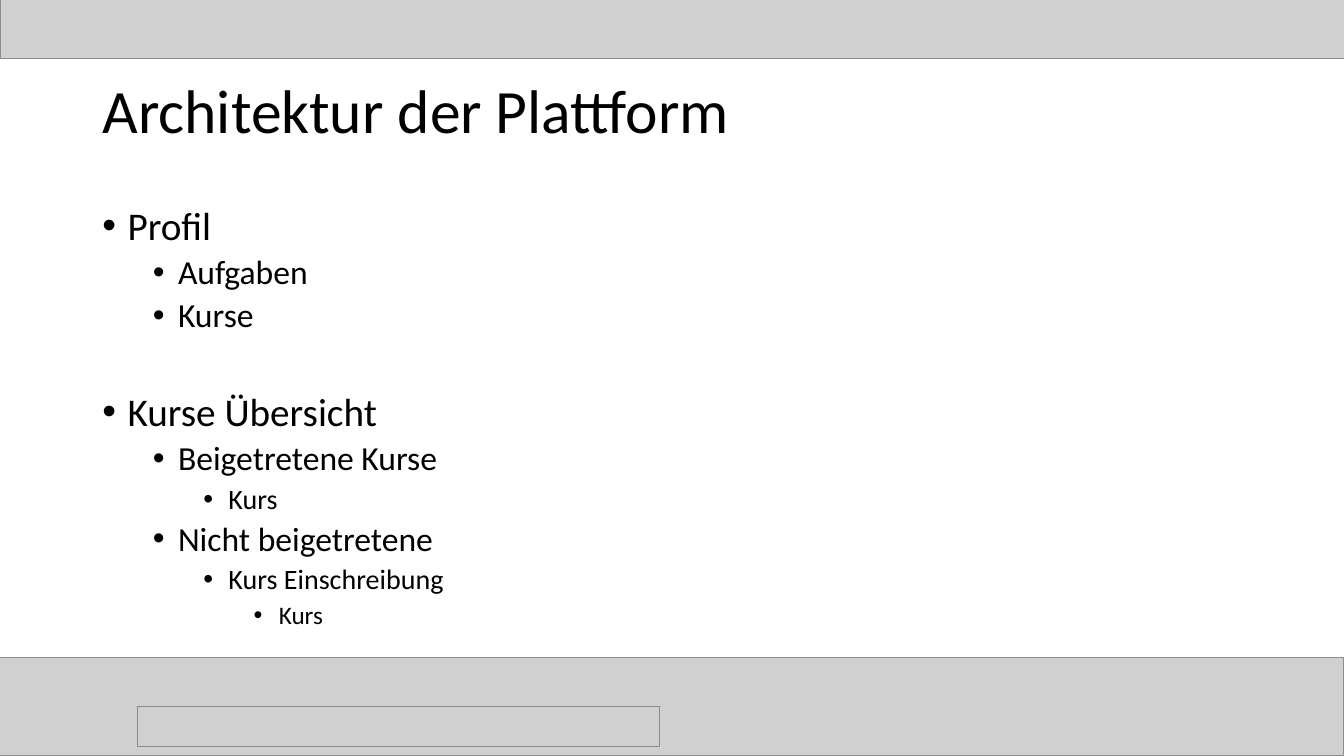
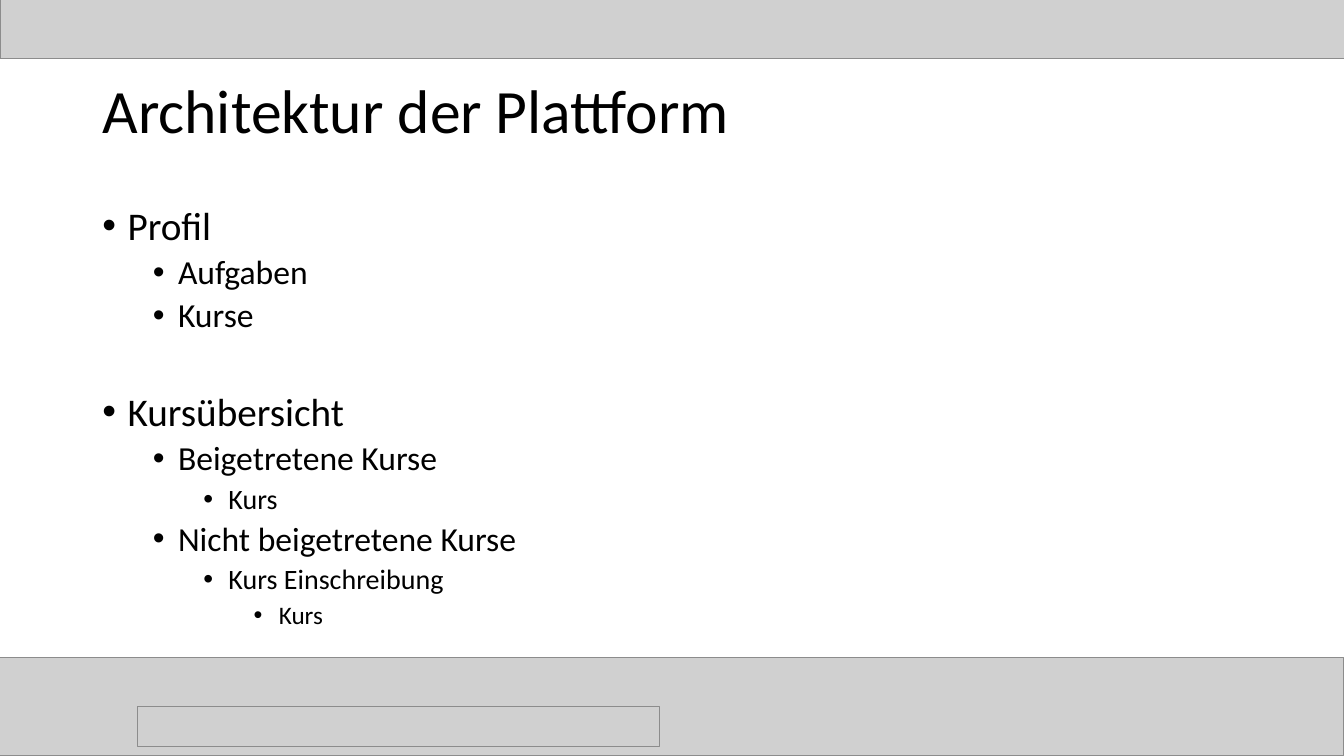
Before and after one commit to magharmi/StudentenFuerStudenten, a slide deck: slide 27 of websitePPneu.pptx. Drawn at 1344x756 pixels with LibreOffice and Linux fonts; fonts in the diff are those of the drawing; grey boxes stand for pictures. Boxes give left, top, right and bottom in pixels: in the first picture for what was removed or moved away, otherwise in the second. Text is boxed around its words. In the diff, an @@ line names an element or a change of style, - is before the commit and + after.

```diff
--- a/websitePPneu.pptx
+++ b/websitePPneu.pptx
@@ text at [128,398,344,427]: text changed @@
-• Kurse Übersicht
+• Kursübersicht
@@ text at [178,527,517,557]: text changed @@
-  • Nicht beigetretene
+  • Nicht beigetretene Kurse
```
Also in this commit, not shown: 20 other slides changed.
